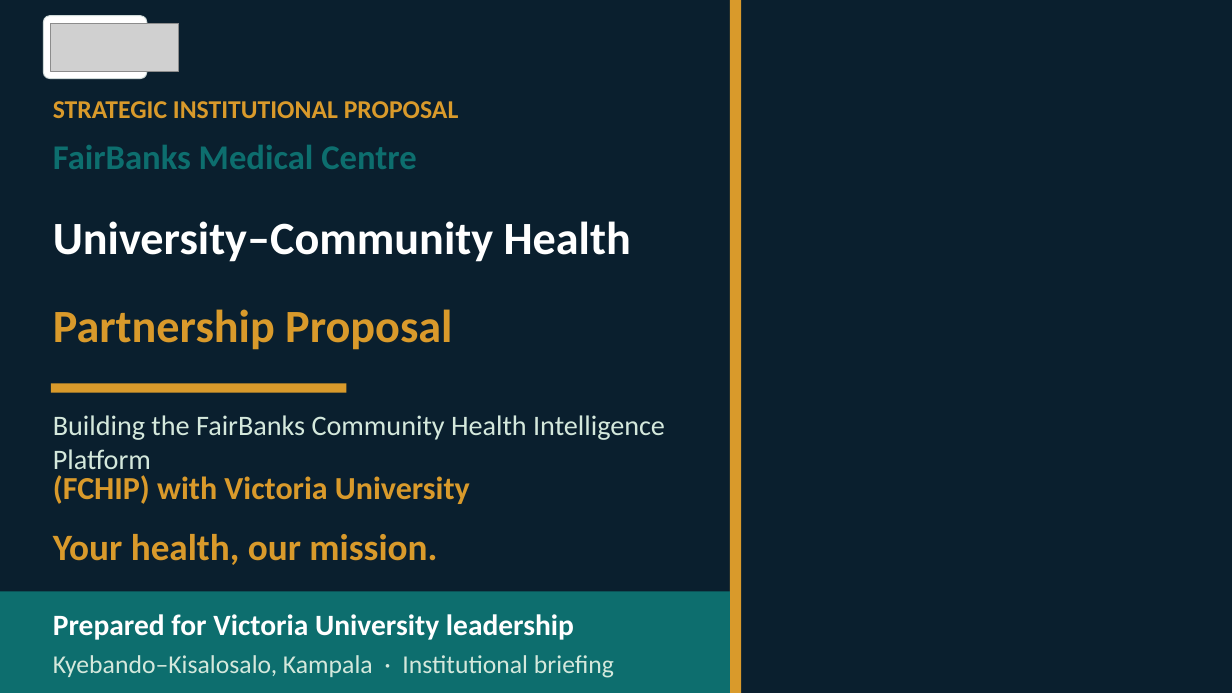
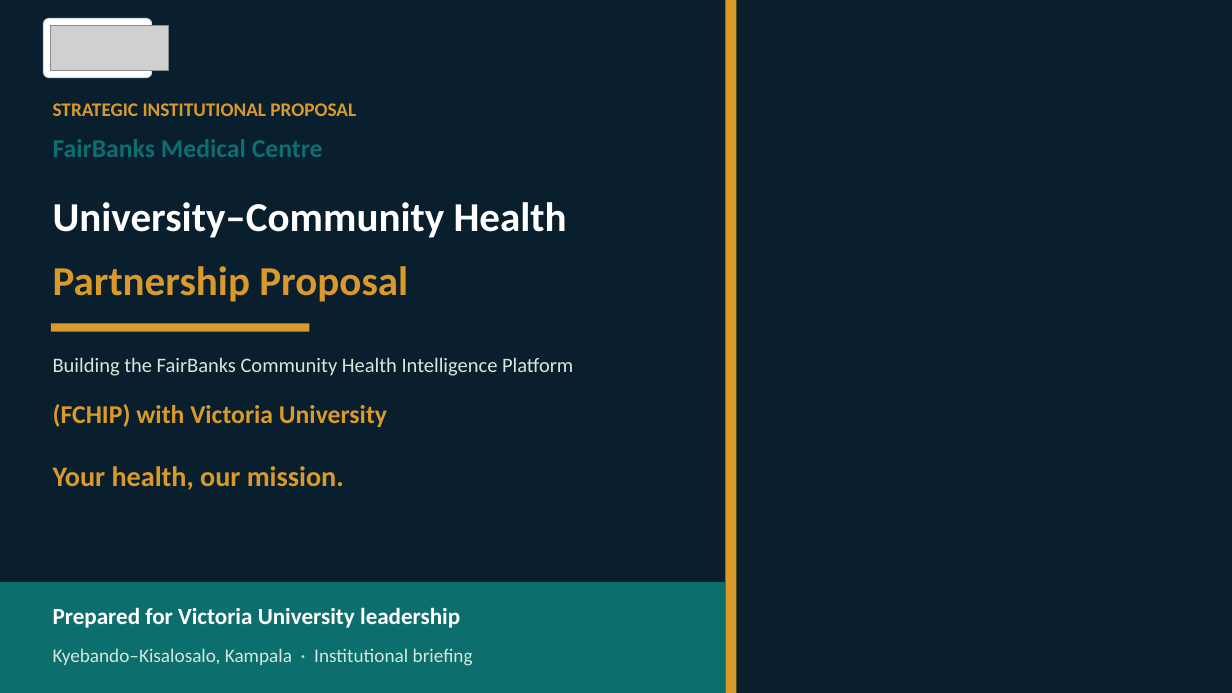
Before and after one commit to WASSWA2624/fairbanks, a slide deck: slide 1 of victoria/documents/victoria_ppt.pptx. Drawn at 1232x693 pixels with LibreOffice and Linux fonts; fonts in the diff are those of the drawing; grey boxes stand for pictures; background and template pictures are left out; a plain dark background stands for a picture behind light text. Boxes give left, top, right and bottom in pixels: in the first picture for what was removed or moved away, otherwise in the second. Text is boxed around its words. In the diff, an @@ line names an element or a change of style, - is before the commit and + after.

Commit message:
Refine Victoria University partnership proposal script and PowerPoint presentation. Updated layout dimensions, improved text formatting, and clarified branding details. Adjusted spacing and margins for better readability, and revised function names for consistency. Enhanced error messages for missing assets.

```diff
--- a/victoria/documents/victoria_ppt.pptx
+++ b/victoria/documents/victoria_ppt.pptx
@@ rectangle: place and size @@
-rectangle at <box>0,0,730,693</box>
+rectangle at <box>0,0,726,693</box>
@@ rounded rectangle: place and size @@
-rounded rectangle at <box>43,16,147,79</box>
+rounded rectangle at <box>43,18,152,78</box>
@@ rounded rectangle at <box>43,18,152,78</box>: proportions changed @@
@@ picture: place and size @@
-picture at <box>51,23,178,71</box>
+picture at <box>51,26,169,70</box>
@@ rectangle: place and size @@
-rectangle at <box>730,0,741,693</box>
+rectangle at <box>726,0,737,693</box>
@@ text "STRATEGIC INSTITUTIONAL PROPOSAL" at <box>53,103,356,116</box>: size 20 to 15 pt @@
@@ text "FairBanks Medical Centre" at <box>53,139,323,157</box>: size 27 to 20 pt @@
@@ text "University–Community Health": place and size @@
-text "University–Community Health" at <box>53,221,631,262</box>
+text "University–Community Health" at <box>53,202,567,238</box>
@@ text "University–Community Health" at <box>53,202,567,238</box>: size 36 to 32 pt @@
@@ text "Partnership Proposal" at <box>53,266,408,302</box>: size 36 to 32 pt @@
@@ text "Partnership Proposal": place and size @@
-text "Partnership Proposal" at <box>53,309,452,350</box>
+text "Partnership Proposal" at <box>53,266,408,302</box>
@@ rectangle: place and size @@
-rectangle at <box>51,384,347,393</box>
+rectangle at <box>51,323,310,332</box>
@@ text "Building the FairBanks Community Health ...": place and size @@
-text "Building the FairBanks Community Health ..." at <box>53,415,665,476</box>
+text "Building the FairBanks Community Health ..." at <box>53,357,573,376</box>
@@ text "Building the FairBanks Community Health ..." at <box>53,357,573,376</box>: size 22 to 16 pt @@
@@ text "(FCHIP) with Victoria University": place and size @@
-text "(FCHIP) with Victoria University" at <box>53,475,470,504</box>
+text "(FCHIP) with Victoria University" at <box>53,404,387,427</box>
@@ text "(FCHIP) with Victoria University" at <box>53,404,387,427</box>: size 25 to 20 pt @@
@@ text "Your health, our mission.": place and size @@
-text "Your health, our mission." at <box>53,534,437,565</box>
+text "Your health, our mission." at <box>53,466,344,490</box>
@@ text "Your health, our mission." at <box>53,466,344,490</box>: size 29 to 22 pt @@
@@ rectangle: place and size @@
-rectangle at <box>0,592,730,693</box>
+rectangle at <box>0,582,726,693</box>
@@ text "Prepared for Victoria University leadership" at <box>53,607,460,628</box>: size 23 to 18 pt @@
@@ text "Kyebando–Kisalosalo, Kampala · Institutional briefing" at <box>53,648,473,666</box>: size 20 to 15 pt @@
```
Also in this commit, not shown: 16 other slides changed, 1 other file.
